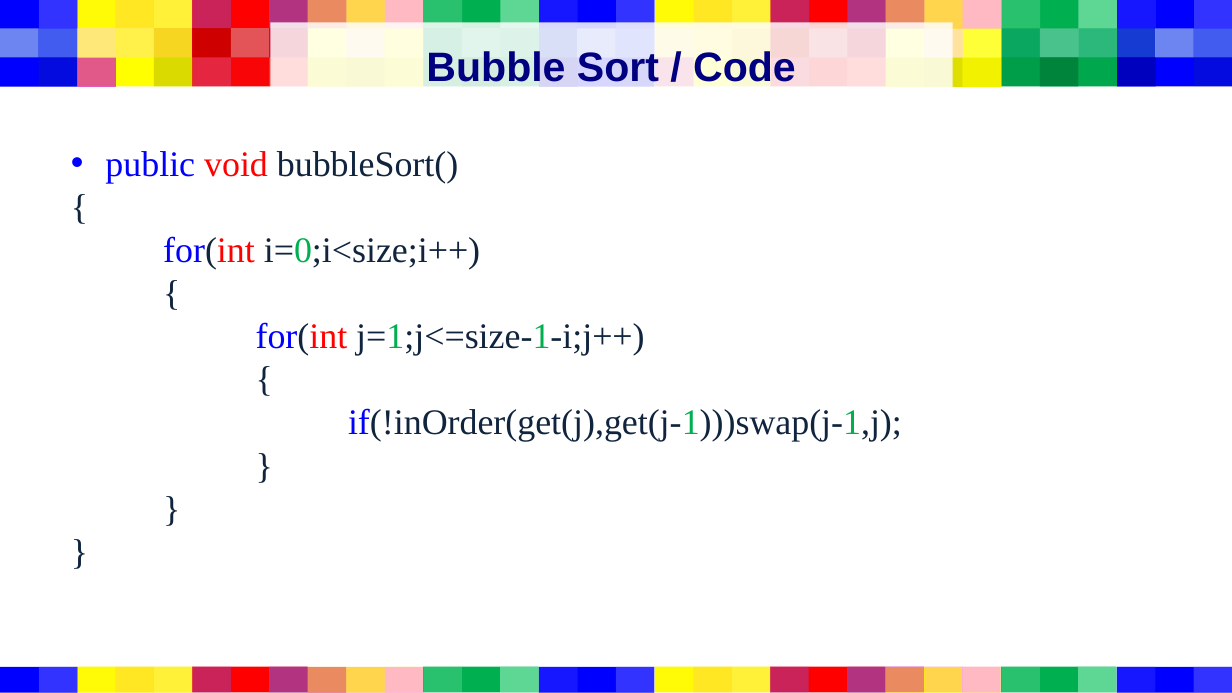
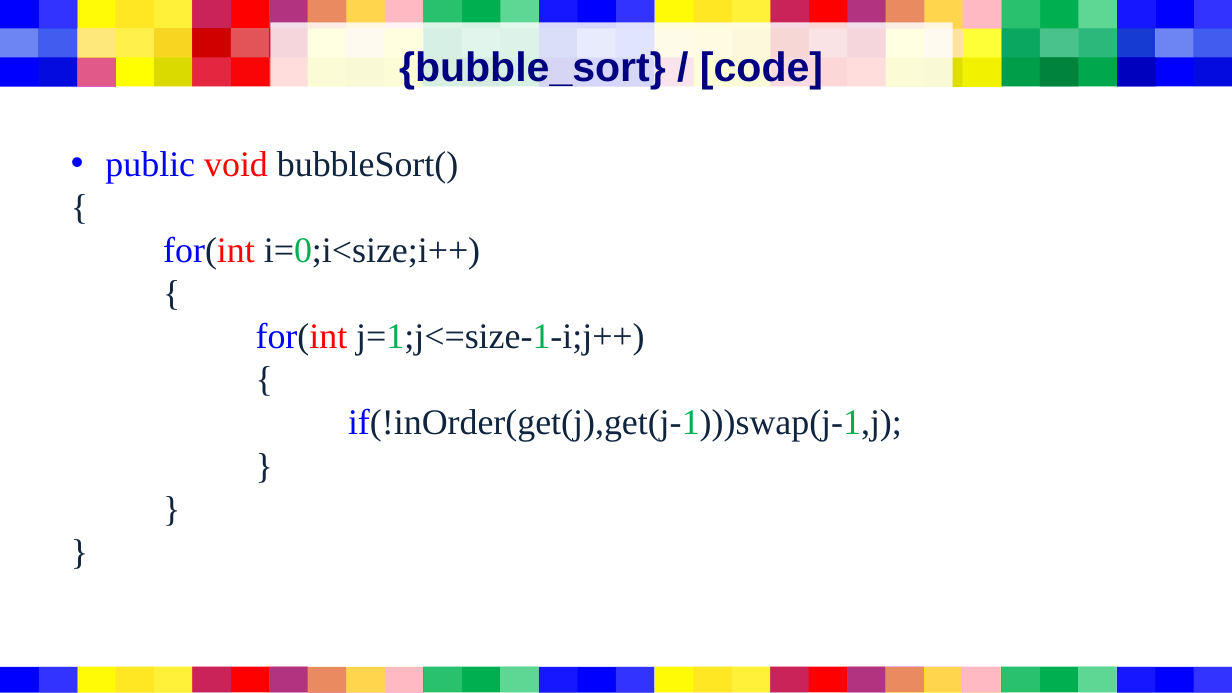
Before and after one commit to tgoodell/Computer-Programming-II, a slide deck: slide 12 of A01/presentation.pptx (slide 8 before the commit). Drawn at 1232x693 pixels with LibreOffice and Linux fonts; fonts in the diff are those of the drawing. Boxes give left, top, right and bottom in pixels: in the first picture for what was removed or moved away, otherwise in the second. Text is boxed around its words. In the diff, an @@ line names an element or a change of style, - is before the commit and + after.

```diff
--- a/A01/presentation.pptx
+++ b/A01/presentation.pptx
@@ title at (x1=399, y1=49, x2=823, y2=90): text changed @@
-Bubble Sort / Code
+{bubble_sort} / [code]
```
Also in this commit, not shown: 9 other slides changed, 2 slides added, 19 other files.
